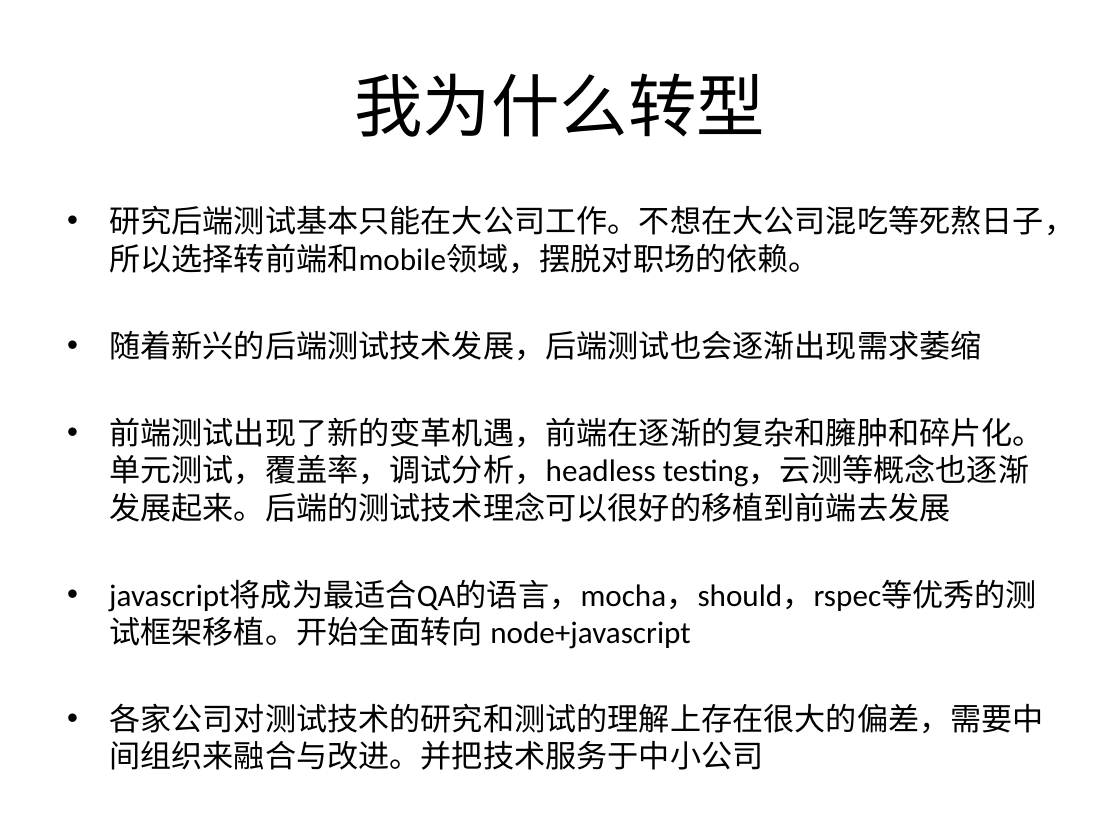
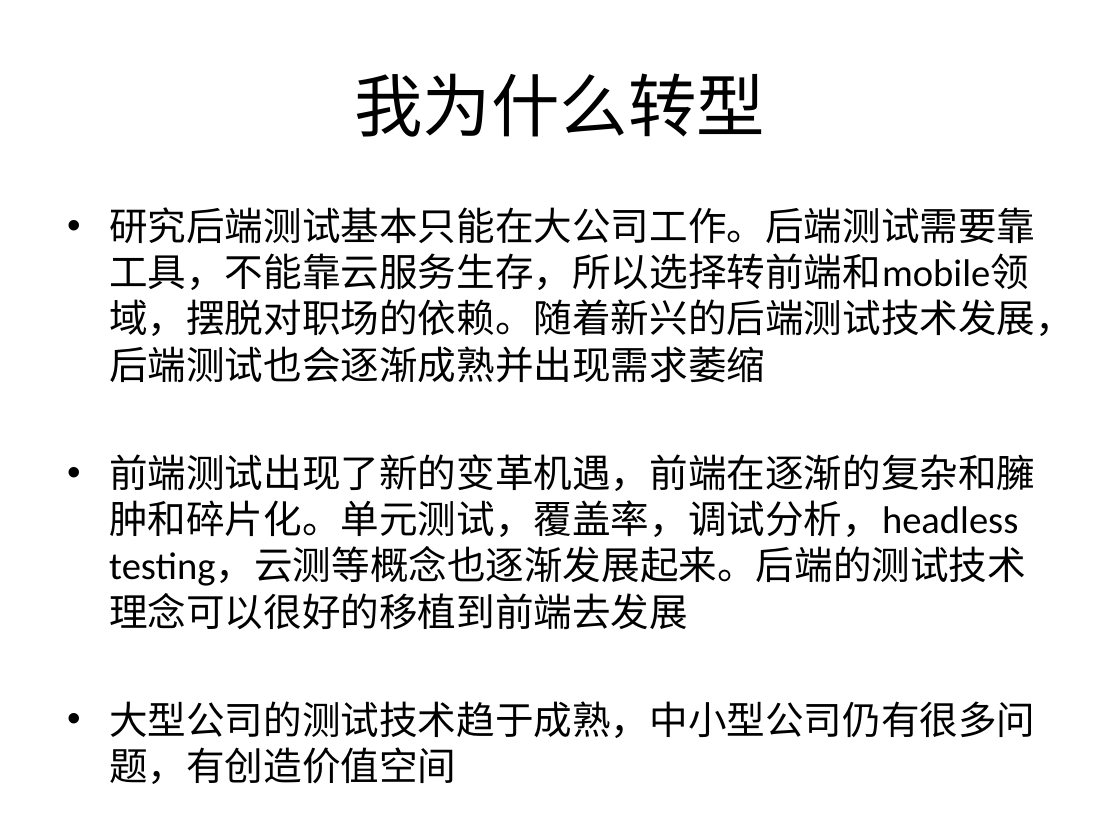
Before and after one commit to seveniruby/AppiumExample, a slide deck: slide 25 of doc/appium自动化.pptx (slide 24 before the commit). Drawn at 1120x840 pixels with LibreOffice and Linux fonts; fonts in the diff are those of the drawing. Boxes give left, top, right and bottom in pixels: in the first picture for what was removed or moved away, otherwise in the second. Text is boxed around its words. In the diff, an @@ line names an element or a change of style, - is before the commit and + after.

Commit message:
update

```diff
--- a/doc/appium自动化.pptx
+++ b/doc/appium自动化.pptx
@@ text at (x1=109, y1=207, x2=1074, y2=383): text changed; size 20 to 24.8 pt @@
-• 研究后端测试基本只能在大公司工作。不想在大公司混吃等死熬日子，所以选择转前端和mobile领域，摆脱对职场的依赖。
-• 随着新兴的后端测试技术发展，后端测试也会逐渐出现需求萎缩
+• 研究后端测试基本只能在大公司工作。后端测试需要靠工具，不能靠云服务生存，所以选择转前端和mobile领域，摆脱对职场的依赖。随着新兴的后端测试技术发展，后端测试也会逐渐成熟并出现需求萎缩
@@ text at (x1=109, y1=454, x2=1035, y2=629): size 20 to 24.8 pt in "前端测试出现了新的变革机遇，前端在逐渐的复杂和臃肿和碎片化。单元测试，覆盖率，调试分析，headless testing ..." @@
@@ text at (x1=109, y1=701, x2=1035, y2=738): text changed; size 20 to 24.8 pt @@
-• javascript将成为最适合QA的语言，mocha，should，rspec等优秀的测试框架移植。开始全面转向 node+javascript
-• 各家公司对测试技术的研究和测试的理解上存在很大的偏差，需要中间组织来融合与改进。并把技术服务于中小公司
+• 大型公司的测试技术趋于成熟，中小型公司仍有很多问题，有创造价值空间
```
Also in this commit, not shown: 2 slides added.
